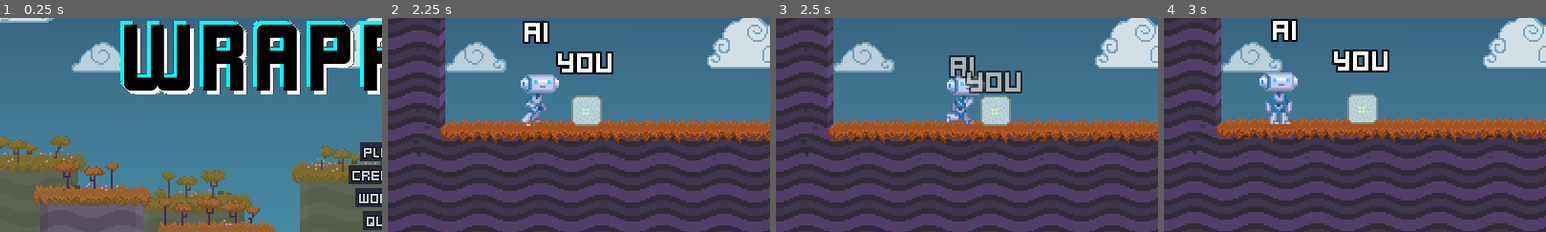
Above: before the commit, frames 1-4 (left to right).
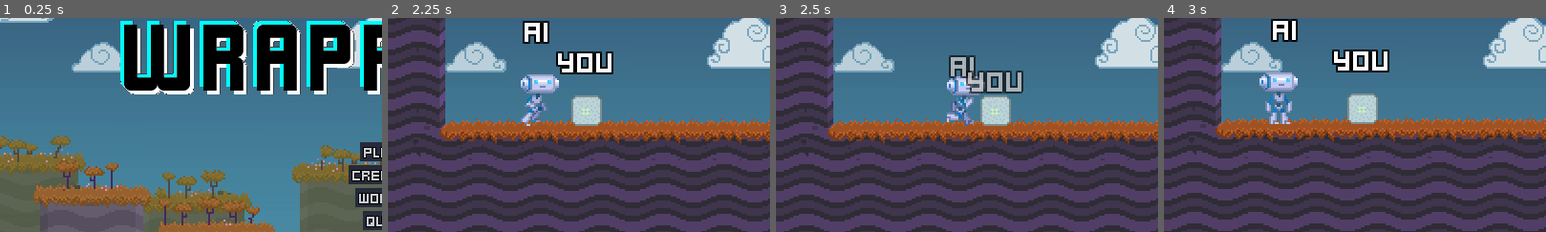
Above: after the commit, the same moments.

Repository: HexagonNico/Project-Wowie4
Game: Godot game, scene res://assets/main.tscn
The game is run twice, just before and just after one commit, with the same random seed, the same clock (stepped at 60 frames per second) and the same inputs. The engine's default icon, where the game draws it, is replaced by a stand-in: a white triangle on a blue panel in a dark square.
Inputs:
- Up to frame 1 (0.25 s): no input
- Up to frame 2 (2.25 s): click "Play" at 0.5 s; click "OK" at 1.25 s; click "Begin" at 2 s
- Up to frame 3 (2.5 s): no input
- Up to frame 4 (3 s): click "Restart" at 2.75 s
The pictures show only the part of the screen within x 0-50%, y 23-73%; the shares and areas given below are measured in that part.

Frames 1-2 are identical in both runs. In frame 3, 0.4% of the frame differs, in the area x 49-65%, y 24-35%; in frame 4, nothing differs.

Commit message:
Bouncy bubble wrap

Diff:
--- a/assets/bubble_wrap/bubble_wrap_ball.tscn
+++ b/assets/bubble_wrap/bubble_wrap_ball.tscn
@@ -1,6 +1,9 @@
-[gd_scene load_steps=3 format=2]
+[gd_scene load_steps=4 format=2]
 
 [ext_resource path="res://assets/bubble_wrap/bubble_wrap_sprite.png" type="Texture" id=1]
+
+[sub_resource type="PhysicsMaterial" id=2]
+bounce = 0.4
 
 [sub_resource type="RectangleShape2D" id=1]
 extents = Vector2( 8, 8 )
@@ -8,6 +11,7 @@
 [node name="BubbleWrapBall" type="RigidBody2D"]
 collision_layer = 4
 collision_mask = 24
+physics_material_override = SubResource( 2 )
 
 [node name="BubbleWrapSprite" type="Sprite" parent="."]
 texture = ExtResource( 1 )
